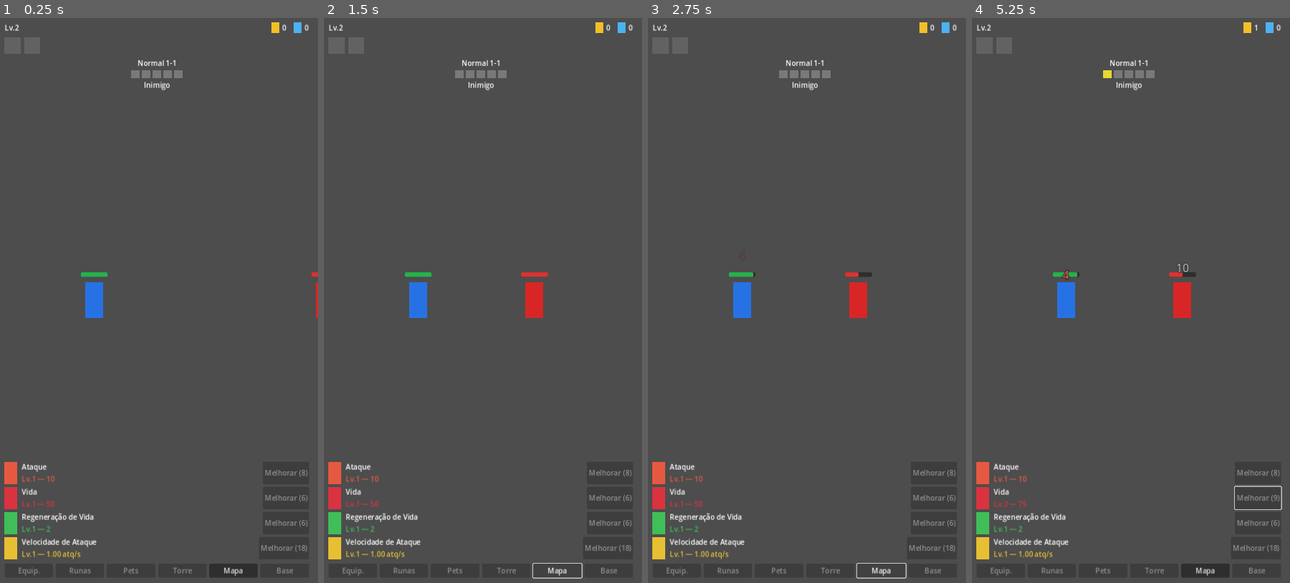
Above: before the commit, frames 1-4 (left to right).
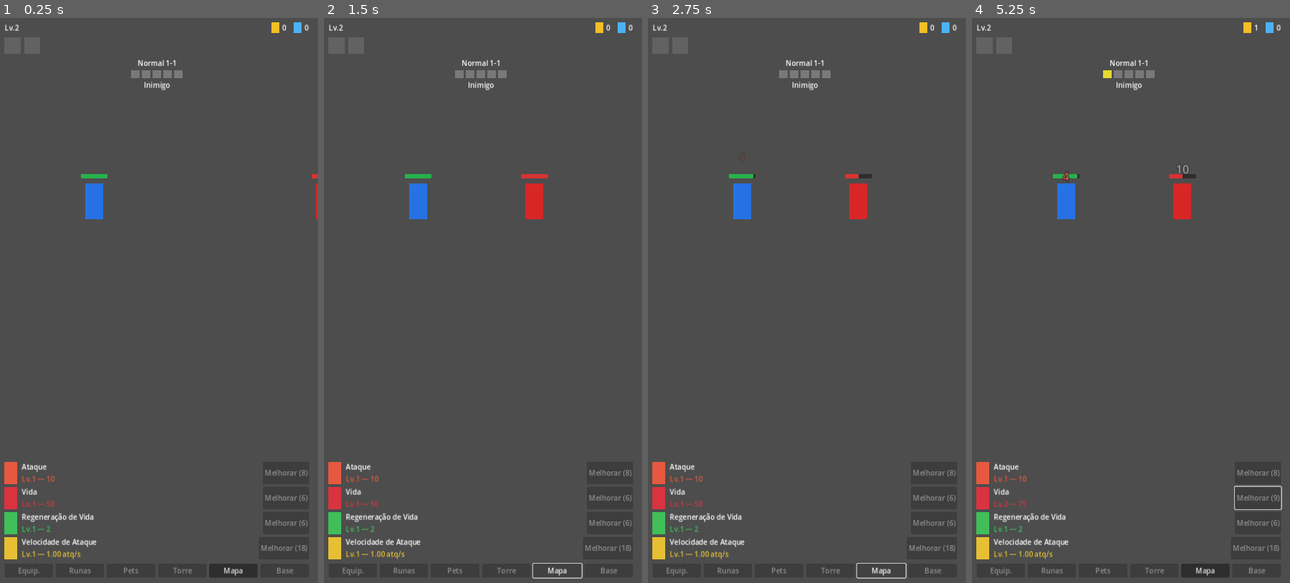
Above: after the commit, the same moments.

Repository: kaducfc/Projetos
Game: Godot game, scene res://scenes/Main.tscn
Same seed, same stepped clock (60 frames per second), same inputs: the game is played once before the commit and once after it.
Inputs:
- Up to frame 1 (0.25 s): no input
- Up to frame 2 (1.5 s): click "Mapa" at 0.5 s; click "Mapa" at 1.25 s
- Up to frame 3 (2.75 s): click "Mapa" at 2 s
- Up to frame 4 (5.25 s): click "Melhorar (6)" at 3.5 s; tap Enter at 4.25 s

The runs differ from the first frame. In frame 1, 1.0% of the frame differs, in the area x 25-100%, y 27-54%; in frame 2, 1.7%; in frame 3, 1.7%; in frame 4, 1.8%, in the area x 25-71%, y 25-54%.

Commit message:
Subir herói/inimigo/engage point pra abrir espaço do painel de stats
Personagens estavam no meio exato da tela (y=640 de 1280), colando
no painel de upgrades expandido (4 stats + nav). Subindo para y=420
sobra espaço embaixo pro painel inteiro.

Diff:
--- a/idle-hero-godot/scenes/Main.tscn
+++ b/idle-hero-godot/scenes/Main.tscn
@@ -12,13 +12,13 @@
 script = ExtResource("2")
 
 [node name="Hero" parent="." instance=ExtResource("3")]
-position = Vector2(220, 640)
+position = Vector2(220, 420)
 
 [node name="EnemySpawnPoint" type="Marker2D" parent="."]
-position = Vector2(820, 640)
+position = Vector2(820, 420)
 
 [node name="EngagePoint" type="Marker2D" parent="."]
-position = Vector2(480, 640)
+position = Vector2(480, 420)
 
 [node name="HUDLayer" type="CanvasLayer" parent="."]
 
